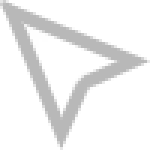
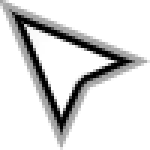
The second 150 × 150 image is a revision of the first. Changes to its layers:
added layer "Layer copy #3" above "Layer copy #1" over left=0, top=0, right=138, bottom=138
"Layer copy #1": opacity 28% → 35% over left=0, top=0, right=150, bottom=150
